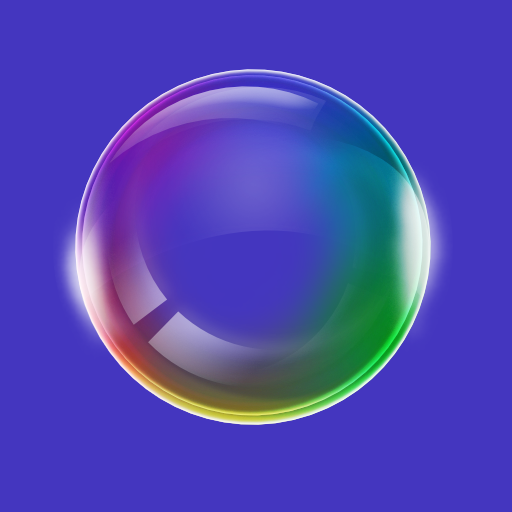
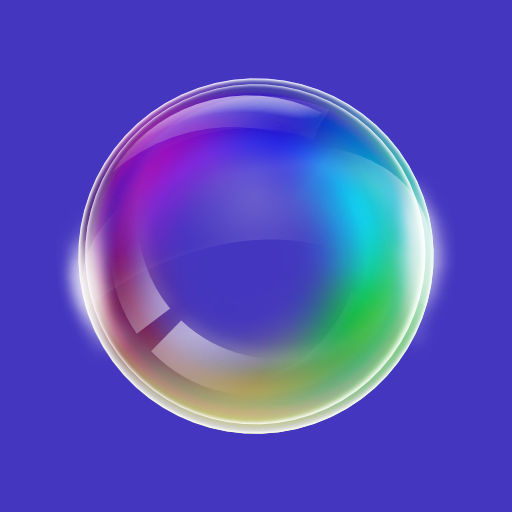
Two versions of the same layered image (512×512). Layer-by-layer changes:
painted on "glare" (2nd of 7, in "bubble" › "glare") over [109, 86, 322, 173]
painted on "glare" (3rd of 7, in "bubble" › "glare") over [126, 86, 330, 170]
painted on "glare" (4th of 7, in "bubble" › "glare") over [107, 111, 411, 396]
painted on "glare" (5th of 7, in "bubble" › "glare") over [200, 94, 403, 395]
painted on "glare" (6th of 7, in "bubble" › "glare") over [75, 69, 434, 310]
painted on "glare" (7th of 7, in "bubble" › "glare") over [79, 136, 433, 434]
painted on "lights" over [62, 179, 446, 347]
painted on "lateral lights" over [82, 144, 426, 357]
painted on "circle1" over [82, 75, 426, 425]
painted on "circle2" over [75, 69, 434, 434]
painted on "circle3" over [75, 69, 434, 434]
